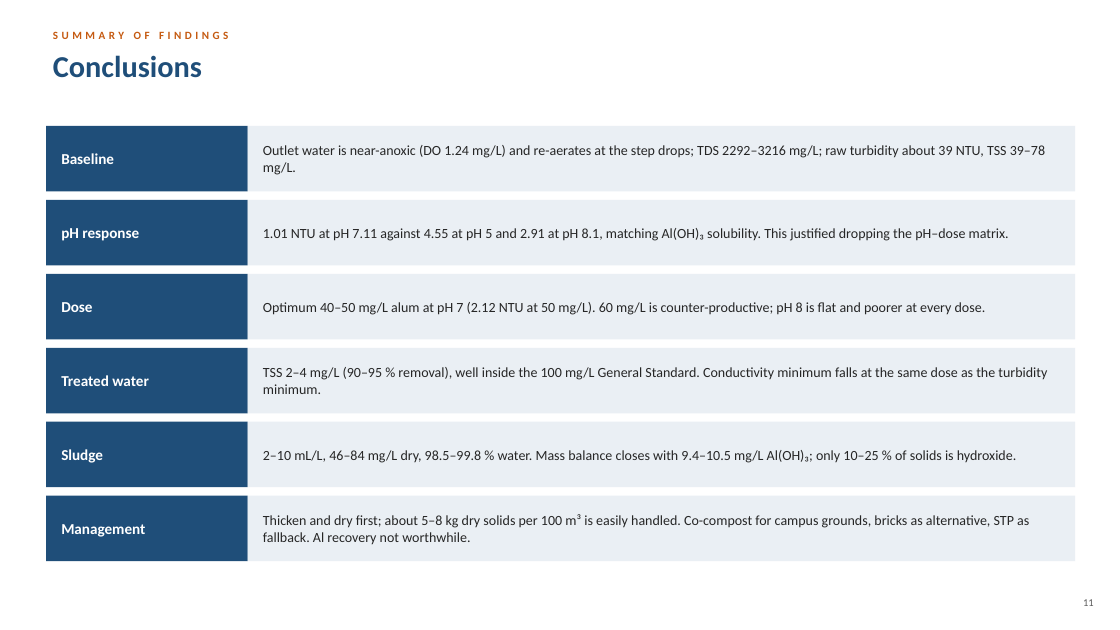
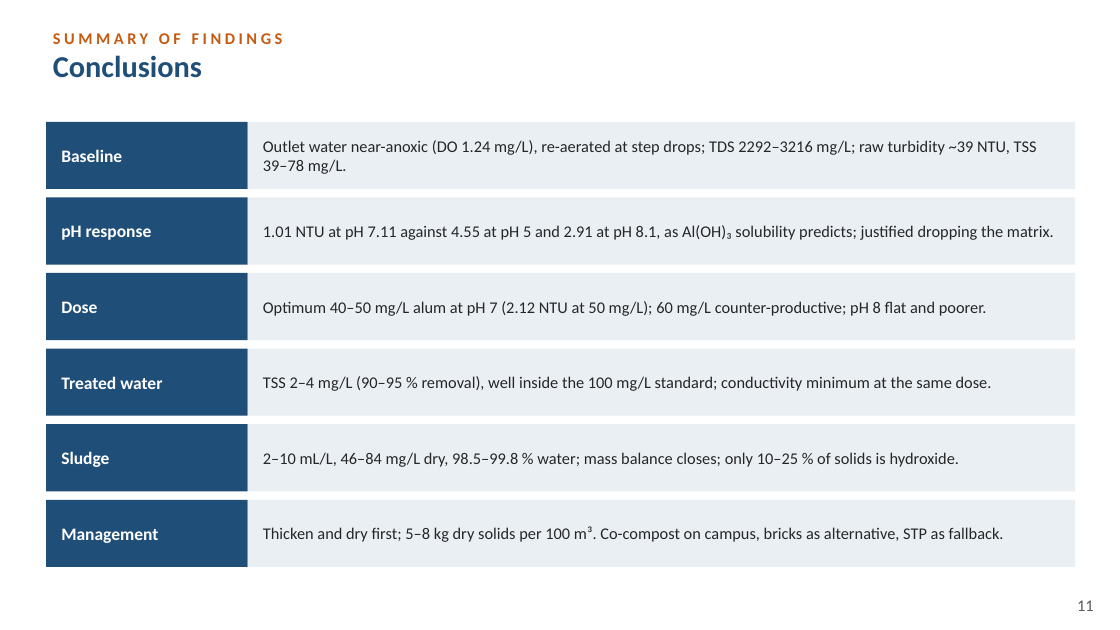
Before and after one commit to vinilverma27-hub/Clinch.ai, a slide deck: slide 11 of docs/btp-report/BTP_Final_Presentation_Kanishka_Saraf_2023CE11023.pptx. Drawn at 1120x630 pixels with LibreOffice and Linux fonts; fonts in the diff are those of the drawing. Boxes give left, top, right and bottom in pixels: in the first picture for what was removed or moved away, otherwise in the second. Text is boxed around its words. In the diff, an @@ line names an element or a change of style, - is before the commit and + after.

```diff
--- a/docs/btp-report/BTP_Final_Presentation_Kanishka_Saraf_2023CE11023.pptx
+++ b/docs/btp-report/BTP_Final_Presentation_Kanishka_Saraf_2023CE11023.pptx
@@ text "SUMMARY OF FINDINGS" at <box>53,33,283,44</box>: size 9.5 to 14 pt @@
@@ rectangle: place and size @@
-rectangle at <box>46,126,248,192</box>
+rectangle at <box>46,122,248,189</box>
@@ rectangle: place and size @@
-rectangle at <box>248,126,1075,192</box>
+rectangle at <box>248,122,1075,189</box>
@@ text at <box>263,140,1037,174</box>: text changed; size 12 to 14 pt @@
-Outlet water is near-anoxic (DO 1.24 mg/L) and re-aerates at the step drops; TDS 2292–3216 mg/L; raw turbidity about 39 NTU, TSS 39–78 mg/L.
+Outlet water near-anoxic (DO 1.24 mg/L), re-aerated at step drops; TDS 2292–3216 mg/L; raw turbidity ~39 NTU, TSS 39–78 mg/L.
@@ text at <box>263,225,1054,240</box>: text changed; size 12 to 14 pt @@
-1.01 NTU at pH 7.11 against 4.55 at pH 5 and 2.91 at pH 8.1, matching Al(OH)₃ solubility. This justified dropping the pH–dose matrix.
+1.01 NTU at pH 7.11 against 4.55 at pH 5 and 2.91 at pH 8.1, as Al(OH)₃ solubility predicts; justified dropping the matrix.
@@ text at <box>263,301,987,316</box>: text changed; size 12 to 14 pt @@
-Optimum 40–50 mg/L alum at pH 7 (2.12 NTU at 50 mg/L). 60 mg/L is counter-productive; pH 8 is flat and poorer at every dose.
+Optimum 40–50 mg/L alum at pH 7 (2.12 NTU at 50 mg/L); 60 mg/L counter-productive; pH 8 flat and poorer.
@@ text at <box>263,376,992,391</box>: text changed; size 12 to 14 pt @@
-TSS 2–4 mg/L (90–95 % removal), well inside the 100 mg/L General Standard. Conductivity minimum falls at the same dose as the turbidity minimum.
+TSS 2–4 mg/L (90–95 % removal), well inside the 100 mg/L standard; conductivity minimum at the same dose.
@@ rectangle: place and size @@
-rectangle at <box>46,422,248,487</box>
+rectangle at <box>46,424,248,492</box>
@@ rectangle: place and size @@
-rectangle at <box>248,422,1075,487</box>
+rectangle at <box>248,424,1075,492</box>
@@ text at <box>263,452,959,467</box>: text changed; size 12 to 14 pt @@
-2–10 mL/L, 46–84 mg/L dry, 98.5–99.8 % water. Mass balance closes with 9.4–10.5 mg/L Al(OH)₃; only 10–25 % of solids is hydroxide.
+2–10 mL/L, 46–84 mg/L dry, 98.5–99.8 % water; mass balance closes; only 10–25 % of solids is hydroxide.
@@ rectangle: place and size @@
-rectangle at <box>46,496,248,561</box>
+rectangle at <box>46,500,248,567</box>
@@ size 13 to 15 pt in 6 elements at <box>61,301,97,313</box>, <box>61,225,152,240</box>, <box>61,376,162,389</box>, <box>61,451,109,467</box>, <box>61,149,122,162</box>, <box>61,528,158,543</box> @@
@@ rectangle: place and size @@
-rectangle at <box>248,496,1075,561</box>
+rectangle at <box>248,500,1075,567</box>
@@ text at <box>263,526,1004,542</box>: text changed; size 12 to 14 pt @@
-Thicken and dry first; about 5–8 kg dry solids per 100 m³ is easily handled. Co-compost for campus grounds, bricks as alternative, STP as fallback. Al recovery not worthwhile.
+Thicken and dry first; 5–8 kg dry solids per 100 m³. Co-compost on campus, bricks as alternative, STP as fallback.
@@ text "11" at <box>1077,600,1094,611</box>: size 9 to 14 pt @@
```
Also in this commit, not shown: 11 other slides changed, 2 other files.
